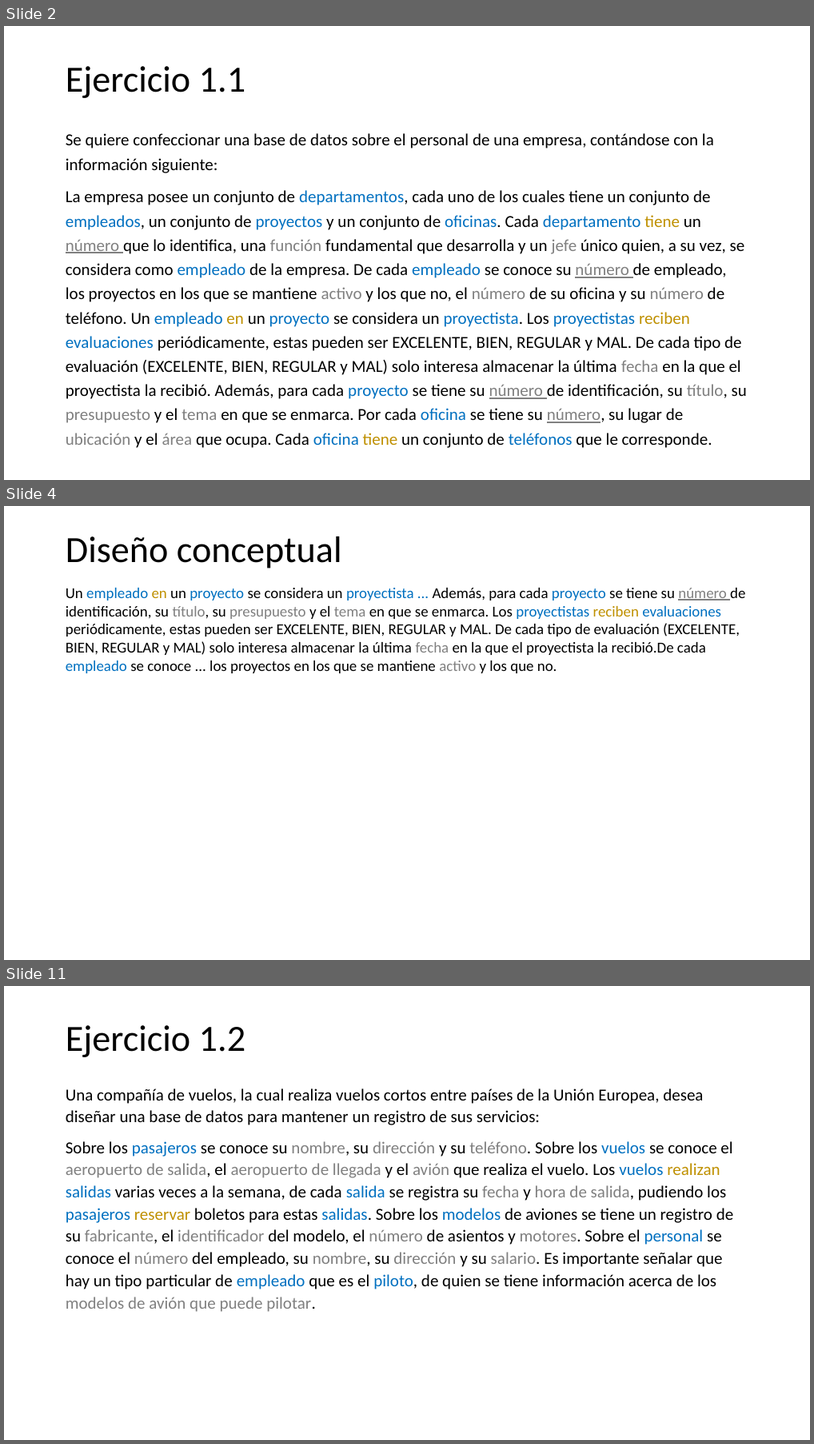
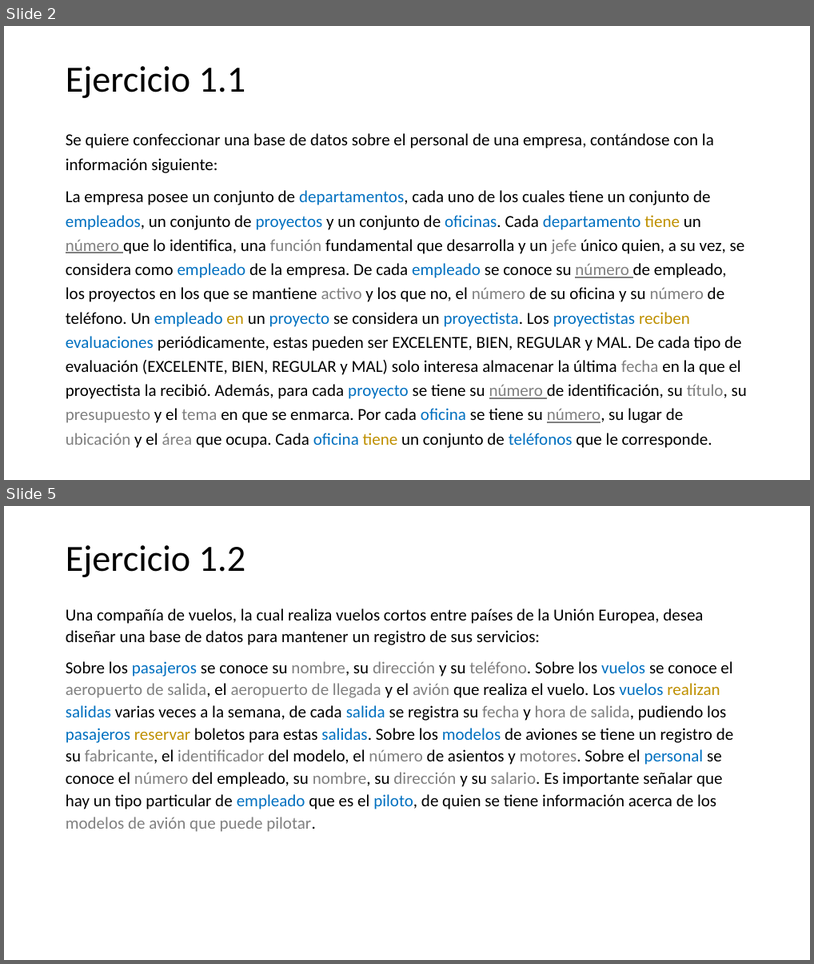
Before and after one commit to anuno61044/Computer-Science-UH, a slide deck: base_de_datos_I/clases_practicas/LAB_02 (solution).pptx. Shown one above the other, each under a label of ours: slides 2, 4 and 11 before the commit, slides 2 and 5 after it; the slides between them are not shown. The pictures are 814x1444 and 814x964 pixels, drawn with LibreOffice and Linux fonts; fonts in the diff are those of the drawing. Boxes give left, top, right and bottom in pixels: in the first picture for what was removed or moved away, otherwise in the second. Text is boxed around its words. In the diff, an @@ line names an element or a change of style, - is before the commit and + after.

```diff
--- a/base_de_datos_I/clases_practicas/LAB_02 (solution).pptx
+++ b/base_de_datos_I/clases_practicas/LAB_02 (solution).pptx
@@ slide 4 removed at bbox=[4, 506, 810, 960], background #FFFFFF @@
@@ title removed at bbox=[66, 536, 342, 568] @@
-Diseño conceptual
@@ text removed at bbox=[66, 588, 746, 673] @@
-Un empleado en un proyecto se considera un proyectista ... Además, para cada proyecto se tiene su número de identificación, su título, su presupuesto y el tema en que se enmarca. Los proyectistas reciben evaluaciones periódicamente, estas pueden ser EXCELENTE, BIEN, REGULAR y MAL. De cada tipo de evaluación (EXCELENTE, BIEN, REGULAR y MAL) solo interesa almacenar la última fecha en la que el proyectista la recibió.De cada empleado se conoce ... los proyectos en los que se mantiene activo y los que no.
@@ what was slide 11 is now slide 5 @@
```
Also in this commit, not shown: 4 slides changed, 6 other slides removed, 7 other files.
